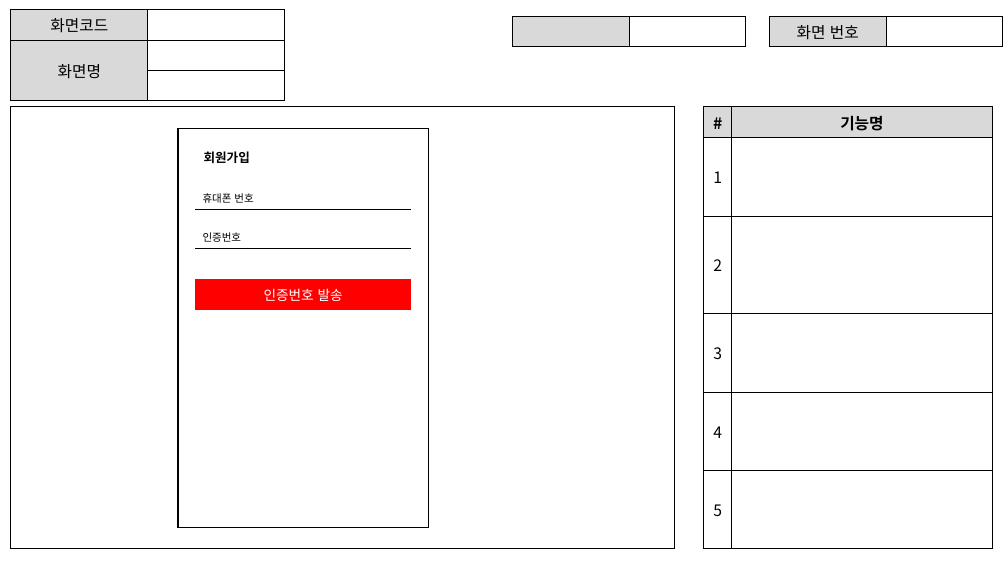
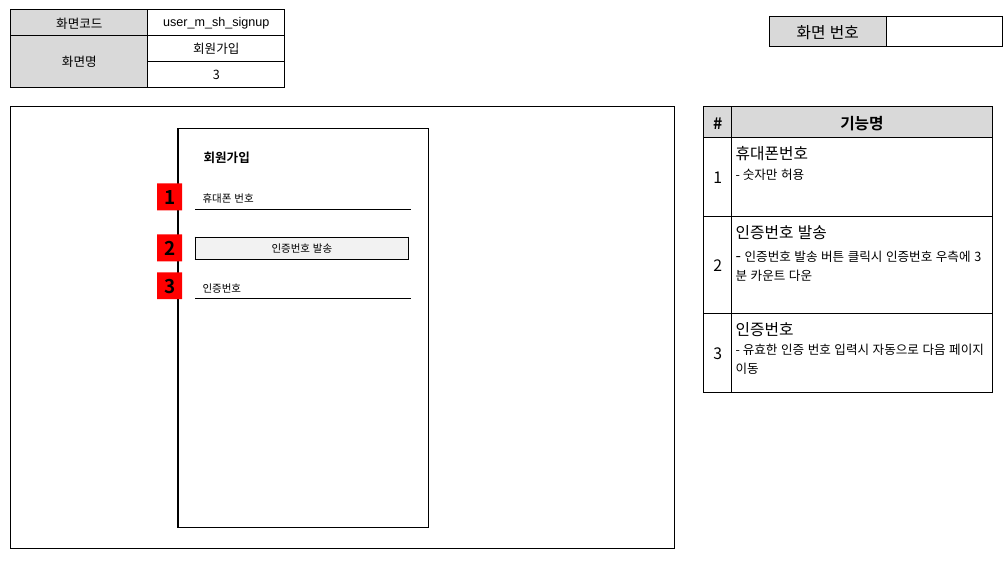
Before and after one commit to ezenteam2/RentalEquip, a slide deck: slide 6 of 0 발표용 파워포인트/project04 - 파워포인트 종합 - 서희.pptx. Drawn at 1008x567 pixels with LibreOffice and Linux fonts; fonts in the diff are those of the drawing. Boxes give left, top, right and bottom in pixels: in the first picture for what was removed or moved away, otherwise in the second. Text is boxed around its words. In the diff, an @@ line names an element or a change of style, - is before the commit and + after.

```diff
--- a/0 발표용 파워포인트/project04 - 파워포인트 종합 - 서희.pptx
+++ b/0 발표용 파워포인트/project04 - 파워포인트 종합 - 서희.pptx
@@ table at (11, 10, 284, 83) @@
-row 1, column 2: 
+row 1, column 2: user_m_sh_signup
-row 2, column 2: 
+row 2, column 2: 회원가입
-row 3, column 2: 
+row 3, column 2: 3
@@ size 15 to 12 pt in "화면코드", "화면명" @@
@@ table removed at (513, 17, 746, 43), 1 rows, 2 columns @@
- | 
@@ table at (704, 107, 992, 392) @@
-row 2: 1 | 
-row 3: 2 | 
-row 4: 3 | 
-row 5: 4 | 
-row 6: 5 | 
+row 2: 1 | 휴대폰번호 / - 숫자만 허용
+row 3: 2 | 인증번호 발송 / - 인증번호 발송 버튼 클릭시 인증번호 우측에 3분 카운트 다운
+row 4: 3 | 인증번호 / - 유효한 인증 번호 입력시 자동으로 다음 페이지 이동
@@ rectangle added at (157, 184, 182, 210), fill #FF0000, 18 pt, text #000000, bold @@
+1
@@ rectangle added at (157, 234, 182, 261), fill #FF0000, 18 pt, text #000000, bold @@
+2
@@ table at (195, 237, 409, 259) @@
@@ fill #FF0000 to #F2F2F2 in row 1, column 1 @@
@@ size 13 to 10 pt, text colour #FFFFFF to #000000 @@
@@ borders changed @@
@@ table: place and size @@
-table at (195, 279, 411, 309)
+table at (195, 237, 409, 259)
@@ rectangle added at (157, 272, 182, 299), fill #FF0000, 18 pt, text #000000, bold @@
+3
@@ table: place and size @@
-table at (195, 225, 411, 246)
+table at (195, 276, 411, 297)
```
Also in this commit, not shown: 16 other slides changed, 1 slide added, 2 slides removed.
